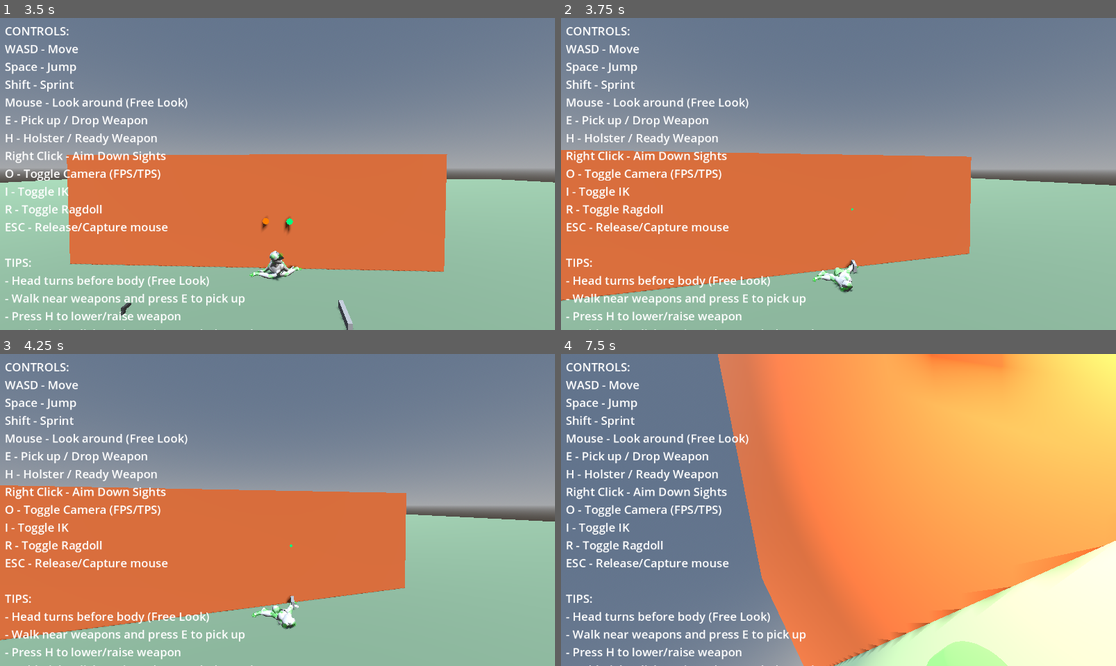
Above: before the commit, frames 1-4 (two rows, left to right).
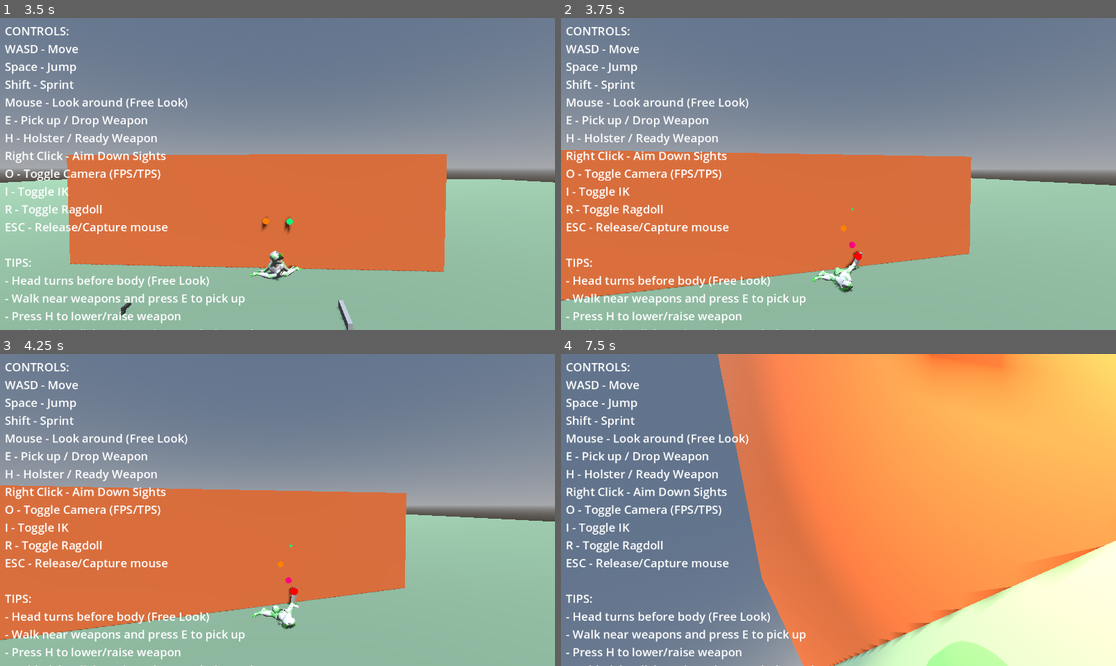
Above: after the commit, the same moments.

Repository: lmf-git/fpsikanimragdoll
Game: Godot game, scene res://world.tscn
Two runs of this game, one before a commit and one after it. Both use one fixed random seed, a clock stepped at 60 frames per second and the inputs below.
Inputs (mouse positions are in pixels of both pictures, inside the frame that each line leads up to):
- Up to frame 1 (3.5 s): tap Enter at 0.5 s; move the mouse to (305, 174) at 0.52 s; hold Shift (sprint) 0.53-1.28 s; hold W (move_forward) from 0.53 s (still down); click (305, 174) at 0.67 s; tap Space (jump) at 0.77, 1.52, 3.02 s; move the mouse to (249, 174) at 1.27 s; tap O (toggle_camera) at 1.35 s; move the mouse to (288, 167) at 2.02 s; hold I (toggle_ik) 2.03-2.78 s; move the mouse to (271, 180) at 2.77 s; tap R (toggle_ragdoll) at 2.85 s; click (271, 180) at 2.92 s
- Up to frame 2 (3.75 s): keep holding W (move_forward); move the mouse to (877, 177) at 3.52 s; tap E at 3.6 s
- Up to frame 3 (4.25 s): keep holding W (move_forward); tap Space (jump) at 3.77 s
- Up to frame 4 (7.5 s): move the mouse to (794, 506) at 4.27 s; tap Ctrl at 4.35 s; tap Space (jump) at 4.52, 6.02, 6.77 s; move the mouse to (844, 510) at 5.02 s; tap H at 5.1 s; click (844, 510) at 5.17 s; move the mouse to (816, 503) at 5.77 s; release W (move_forward) at 5.78 s; hold D (move_right) 5.78-6.53 s; tap Shift (sprint) at 5.85 s; move the mouse to (866, 510) at 6.52 s; hold O (toggle_camera) 6.53-7.28 s; hold W (move_forward) from 6.53 s (still down); move the mouse to (810, 510) at 7.27 s; tap I (toggle_ik) at 7.35 s; click (810, 510) at 7.42 s

Frame 1 is identical in both runs. In frame 2, 0.1% of the frame differs, in the area x 50-55%, y 66-83%; in frame 3, 0.1%; in frame 4, 0.7%, in the area x 90-100%, y 0-12%.

Commit message:
Remove camera-based weapon rotation - let weapon follow hand bone naturally
Problem:
- Weapon rotation was being overridden based on camera aim direction
- This fought against the hand bone's natural rotation from IK
- Hand IK already positions hands to point at weapon target
- Double rotation caused spinning and instability

Solution:
- Remove ALL rotation override code from _update_weapon_to_hand()
- Weapon now inherits hand bone rotation naturally via parent transform
- Only set local position offset for grip alignment
- IK system already handles proper hand/weapon aiming

How it works:
1. IK positions hand targets where weapons should point
2. Hand bones follow IK targets (with natural rotation)
3. Weapon is parented to hand bone → inherits rotation automatically
4. We only adjust local position: transform.origin = -grip_local_pos

Result: Weapon follows hand naturally, no spinning, stable grip

Diff:
--- a/character_controller.gd
+++ b/character_controller.gd
@@ -2134,54 +2134,27 @@
 				left_wrist_target.global_position = left_wrist_rest
 
 func _update_weapon_to_hand():
-	"""Update weapon orientation to match camera aim (called AFTER IK is applied)"""
+	"""Set weapon local position for grip alignment - rotation follows hand bone naturally"""
 	if not equipped_weapon:
 		return
 
-	# Get camera for aim direction
-	var active_camera = fps_camera if camera_mode == 0 else tps_camera
-	if not active_camera:
-		return
-
-	# The weapon is parented to hand bone via BoneAttachment3D, so it follows the hand automatically
-	# We only need to set the local rotation to point forward along camera aim
+	# The weapon is parented to hand bone via BoneAttachment3D
+	# It naturally follows the hand bone's rotation from IK
+	# We only need to set the local position so grip aligns with hand bone origin
 	if equipped_weapon.main_grip:
-		# Get parent transform (hand bone)
-		var parent = equipped_weapon.get_parent()
-		if not parent:
-			return
-
-		# Get camera aim direction in global space
-		var camera_forward = -active_camera.global_transform.basis.z
-		var camera_right = active_camera.global_transform.basis.x
-		var camera_up = active_camera.global_transform.basis.y
-
-		# Build weapon basis in global space
-		var weapon_global_basis = Basis(camera_right, camera_up, -camera_forward)
-
-		# Convert to local space relative to parent
-		var parent_global_basis = parent.global_transform.basis
-		var weapon_local_basis = parent_global_basis.inverse() * weapon_global_basis
-
-		# Smooth rotation interpolation to prevent spinning
-		var current_quat = Quaternion(equipped_weapon.transform.basis)
-		var target_quat = Quaternion(weapon_local_basis)
-		var smoothed_quat = current_quat.slerp(target_quat, 0.3)  # 30% interpolation per frame
-		var smoothed_basis = Basis(smoothed_quat)
-
-		# Set smoothed local rotation
-		equipped_weapon.transform.basis = smoothed_basis
-
 		# Set local position so grip aligns with hand bone origin
+		# Weapon's natural rotation from hand bone is preserved
 		var grip_local_pos = equipped_weapon.main_grip.position
-		var grip_offset = smoothed_basis * grip_local_pos
-		equipped_weapon.transform.origin = -grip_offset
+
+		# No rotation override - weapon follows hand bone rotation from IK
+		# Just offset position so grip point is at hand origin
+		equipped_weapon.transform.origin = -grip_local_pos
 
 func _process(_delta):
 	# WEAPON UPDATE ORDER - CRITICAL for proper IK-based positioning:
 	# 1. Set IK targets (where hands should go based on weapon state/aiming)
 	# 2. Apply IK (moves bones to targets)
-	# 3. Override weapon orientation to match camera aim (prevents gun rotating opposite to arms)
+	# 3. Update weapon grip position (rotation follows hand bone naturally)
 
 	# STEP 1: Set IK targets for weapon holding
 	if equipped_weapon:
